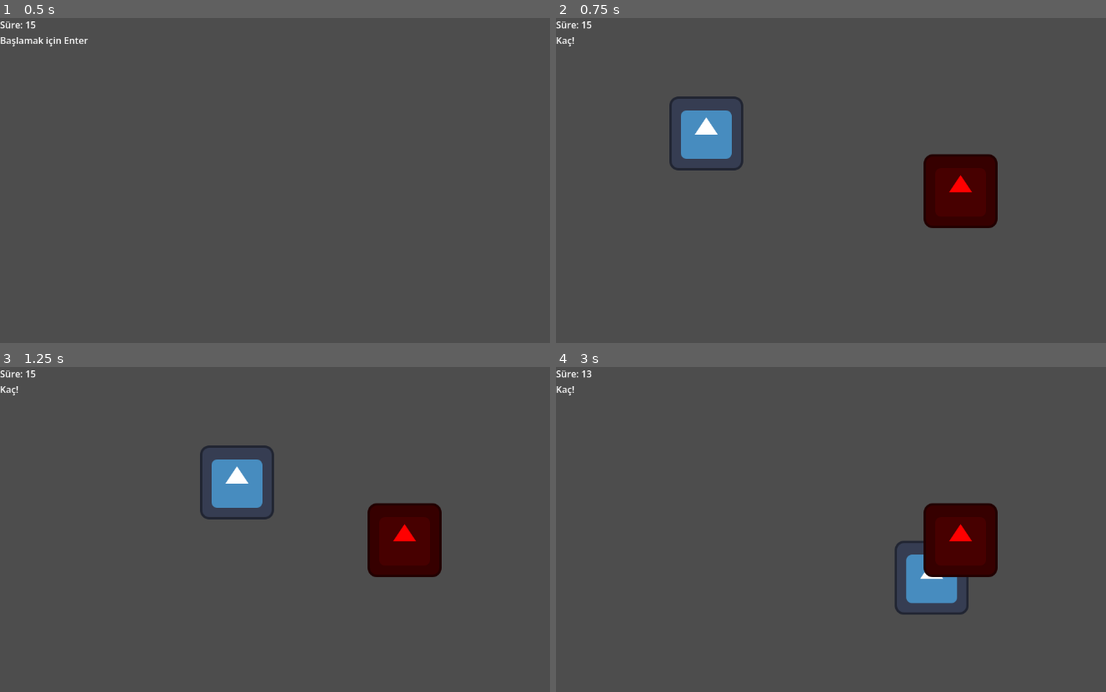
Above: before the commit, frames 1-4 (two rows, left to right).
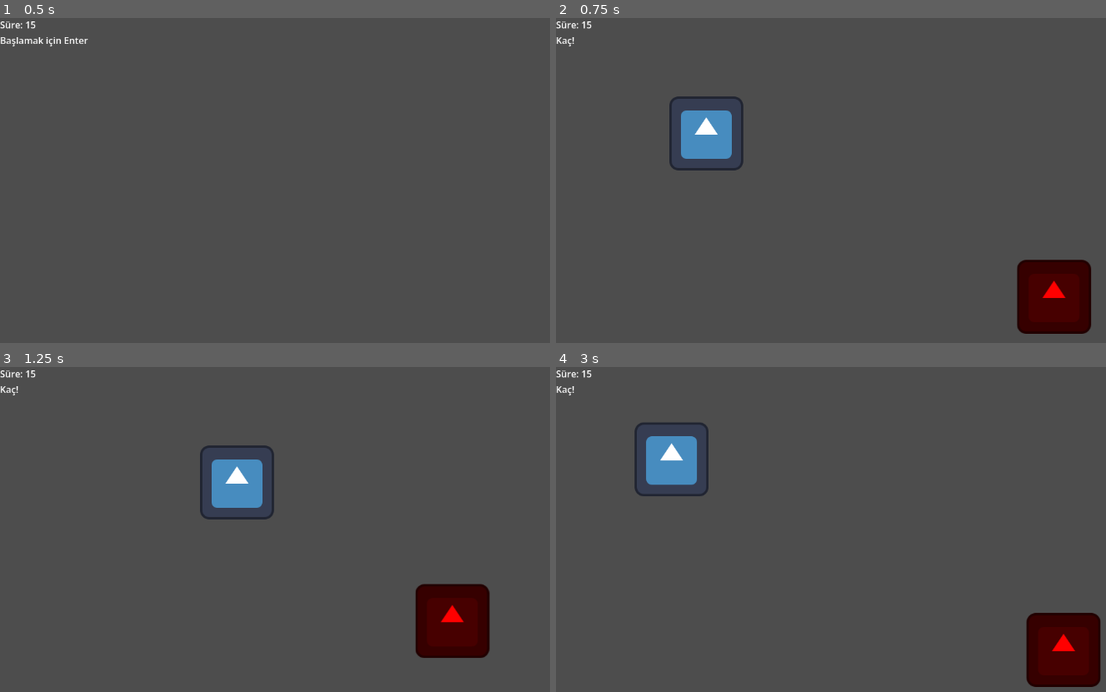
Above: after the commit, the same moments.

Repository: kilicaslanyusuf/week-01-button-test
Game: Godot game, scene res://dodge_trial.tscn
The game is run twice, just before and just after one commit, with the same random seed, the same clock (stepped at 60 frames per second) and the same inputs. This scene is started directly instead of the project's main scene. The engine's default icon, where the game draws it, is replaced by a stand-in: a white triangle on a blue panel in a dark square.
Inputs:
- Up to frame 1 (0.5 s): no input
- Up to frame 2 (0.75 s): tap Enter (ui_accept) at 0.5, 0.6 s; hold Right (ui_right) from 0.53 s (still down)
- Up to frame 3 (1.25 s): keep holding Right (ui_right); tap Enter (ui_accept) at 0.77, 1.07 s
- Up to frame 4 (3 s): release Right (ui_right) at 1.28 s; hold Down (ui_down) 1.28-2.03 s; tap Enter (ui_accept) at 1.35, 1.52, 1.82, 2.1, 2.85 s; hold Right (ui_right) 2.03-2.78 s; hold Up (ui_up) from 2.78 s (still down)

Frame 1 is identical in both runs. In frame 2, 6.1% of the frame differs, in the area x 66-98%, y 41-98%; in frame 3, 6.1%; in frame 4, 9.1%, in the area x 5-99%, y 1-99%.

Commit message:
Add chasing enemy movement to dodge trial

Diff:
--- a/dodge_trial.gd
+++ b/dodge_trial.gd
@@ -1,5 +1,6 @@
 extends Node2D
 
+var enemy_speed := 180.0
 var time_left := 15
 var game_active := false
 
@@ -27,7 +28,7 @@
 	player.visible = true
 	enemy.visible = true
 	player.global_position = Vector2(200, 200)
-	enemy.global_position = Vector2(700, 300)
+	enemy.global_position = Vector2(900, 500)
 	update_ui()
 	status_label.text = "Kaç!"
 	game_timer.start()
@@ -40,7 +41,12 @@
 		start_game()
 
 	if game_active:
+		move_enemy(_delta)
 		check_enemy_collision()
+
+func move_enemy(delta):
+	var direction = (player.global_position - enemy.global_position).normalized()
+	enemy.global_position += direction * enemy_speed * delta
 
 func check_enemy_collision():
 	if player.global_position.distance_to(enemy.global_position) < 30:
